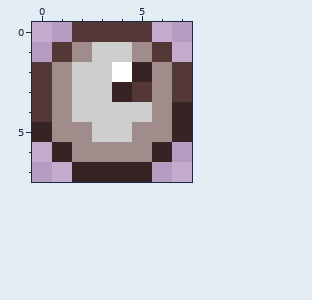
Pixel-art sprite, stored at Content/Gores/SpookyHell/EyeTreeGore3.png. This is how it looked before the edit.
The file is 16x16 pixels, drawn in blocks of 2x2; one block is one cell here.
Now the later version:
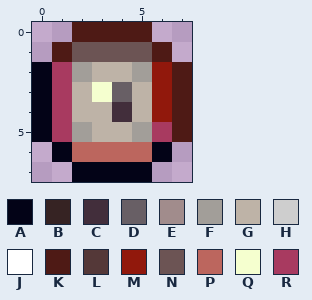
Palette (. is transparent): A #030317  B #362323  C #422e3b  D #685f65  E #a18c8c  F #a29e99  G #beb3a7  H #cecece  J #ffffff  K #4e1a15  L #543838  M #91180c  N #6c5454  P #bc665e  Q #f5ffcf  R #a83a60
From old to new:
Changed rows in their new state; - is an unchanged pixel.
first column x 0:
0 --KKKK--
1 -KNNNNK-
2 ARFGGFMK
3 ARGQDGMK
4 ARGGCGMK
5 ARFGGFRK
6 -APPPPA-
7 --AAAA--
Where, in picture pixels (left, top, right, bottom), the same in both pictures:
changed: (32, 22, 192, 182)
